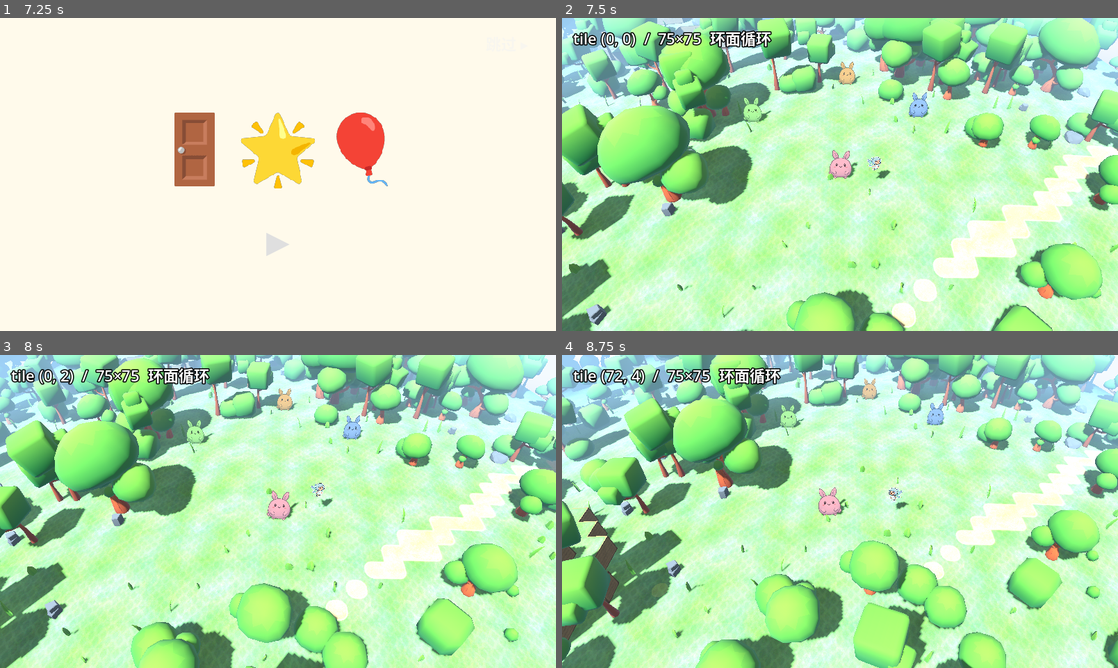
Above: before the commit, frames 1-4 (two rows, left to right).
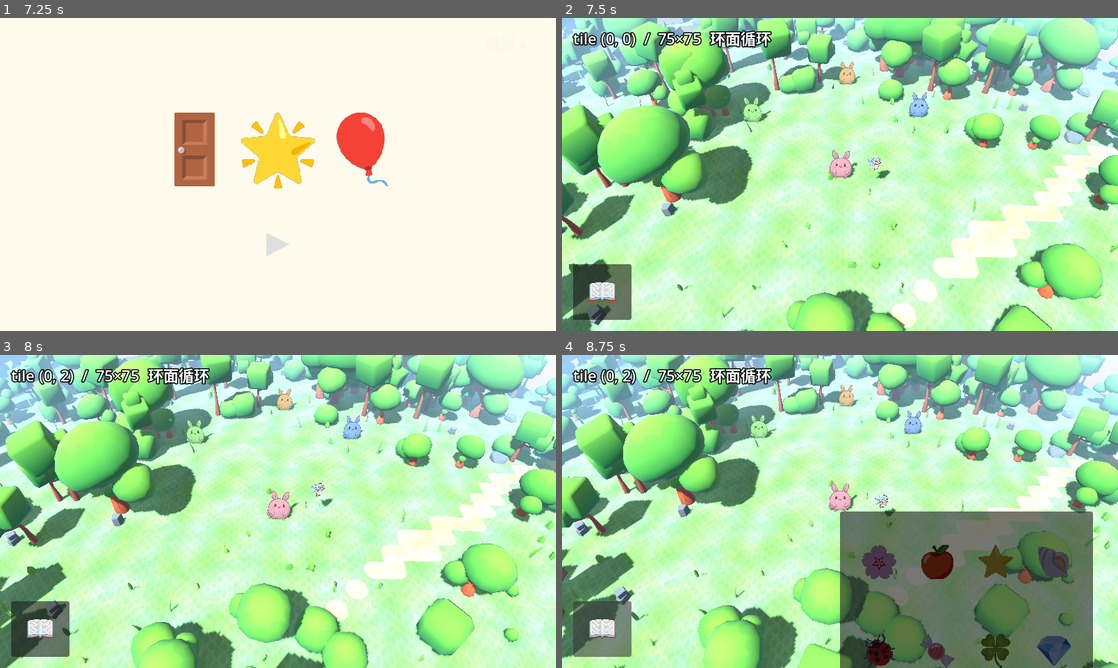
Above: after the commit, the same moments.

Repository: hoveychen/maliang
Game: Godot game, scene res://menu.tscn
Two runs of this game, one before a commit and one after it. Both use one fixed random seed, a clock stepped at 60 frames per second and the inputs below. Sound files missing from this copy of the repository are replaced by a short silence.
Inputs (mouse positions are in pixels of both pictures, inside the frame that each line leads up to):
- Up to frame 1 (7.25 s): tap Enter (ui_accept) at 0.5, 0.77, 1.07, 3.77, 4.07 s; move the mouse to (400, 158) at 0.52 s; hold Right (ui_right) 0.53-1.25 s; click (400, 158) at 0.67 s; drag from (166, 190) to (250, 237) at 1.27 s; move the mouse to (333, 105) at 2.02 s; hold Right (ui_right) 2.03-2.75 s; drag from (250, 237) to (111, 127) at 2.77 s; move the mouse to (444, 221) at 3.52 s; hold Left (ui_left) 3.53-4.25 s; drag from (111, 127) to (194, 96) at 4.27 s; click "▶" at 5 s; click "▶" at 5.75 s; click "跳过 ▸" at 6.5 s
- Up to frame 2 (7.5 s): tap Enter (ui_accept) at 7.25 s; move the mouse to (867, 174) at 7.27 s; hold Down (ui_down) from 7.28 s (still down); click (867, 174) at 7.42 s
- Up to frame 3 (8 s): keep holding Down (ui_down)
- Up to frame 4 (8.75 s): release Down (ui_down) at 8 s; click (600, 630) at 8 s, where only the run after the commit has a clickable "📖"

Frame 1 is identical in both runs. In frame 2, 1.9% of the frame differs, in the area x 2-13%, y 78-97%; in frame 3, 1.9%; in frame 4, 79%, in the area x 0-100%, y 0-100%.

Commit message:
feat(client): 贴纸收集册——📖按钮+图标网格(拥有亮/未有暗剪影+数量角标),委托完成庆祝(委托人跳+🎉爆点+奖励飞入按钮脉冲)

Diff:
--- a/scripts/world.gd
+++ b/scripts/world.gd
@@ -106,6 +106,12 @@
 var task_chip: Label               ## 右上角委托提示（🎯目标 ⇒ 奖励）
 var _task_check_t := 0.0           ## bring/visit 完成判定的节流计时
 var _pending_give: Dictionary = {} ## give 转赠途中 { "item": 贴纸id, "npc": 受赠者字典 }
+var _hud_layer: CanvasLayer        ## HUD 层（奖励飞入动画等临时控件挂这里）
+var album_button: Button           ## 左下角收集册按钮（📖）
+var album_panel: PanelContainer    ## 收集册面板：贴纸图标网格+数量角标
+var _album_cells: Dictionary = {}  ## 贴纸 id → { "glyph": Label, "count": Label }
+## 收集册展示顺序（与 STICKER_GLYPHS 同集）
+const STICKER_ORDER := ["flower", "apple", "star", "shell", "ladybug", "candy", "clover", "gem"]
 ## 贴纸 id→emoji（与 server/src/types.ts STICKERS 对齐）
 const STICKER_GLYPHS := { "flower": "🌸", "apple": "🍎", "star": "⭐", "shell": "🐚",
 	"ladybug": "🐞", "candy": "🍬", "clover": "🍀", "gem": "💎" }
@@ -490,6 +496,7 @@
 func _setup_hud() -> void:
 	var layer := CanvasLayer.new()
 	add_child(layer)
+	_hud_layer = layer
 
 	coord_label = Label.new()
 	coord_label.position = Vector2(16.0, 12.0)
@@ -505,6 +512,46 @@
 	_style_label(banner, 28)
 	banner.visible = false
 	layer.add_child(banner)
+
+	# 贴纸收集册：左下角大按钮（📖）+ 居中弹出图标网格（去文字化，数量角标）
+	album_button = Button.new()
+	album_button.text = "📖"
+	album_button.add_theme_font_size_override("font_size", 44)
+	album_button.set_anchors_preset(Control.PRESET_BOTTOM_LEFT)
+	album_button.offset_left = 16.0
+	album_button.offset_top = -96.0
+	album_button.offset_right = 100.0
+	album_button.offset_bottom = -16.0
+	album_button.pressed.connect(_toggle_album)
+	layer.add_child(album_button)
+
+	album_panel = PanelContainer.new()
+	album_panel.set_anchors_preset(Control.PRESET_CENTER)
+	album_panel.visible = false
+	var grid := GridContainer.new()
+	grid.columns = 4
+	grid.add_theme_constant_override("h_separation", 28)
+	grid.add_theme_constant_override("v_separation", 16)
+	for id in STICKER_ORDER:
+		var cell := VBoxContainer.new()
+		cell.alignment = BoxContainer.ALIGNMENT_CENTER
+		var glyph := Label.new()
+		glyph.text = String(STICKER_GLYPHS.get(id, "⭐"))
+		glyph.horizontal_alignment = HORIZONTAL_ALIGNMENT_CENTER
+		glyph.add_theme_font_size_override("font_size", 56)
+		var count := Label.new()
+		count.horizontal_alignment = HORIZONTAL_ALIGNMENT_CENTER
+		_style_label(count, 22)
+		cell.add_child(glyph)
+		cell.add_child(count)
+		grid.add_child(cell)
+		_album_cells[id] = { "glyph": glyph, "count": count }
+	var margin := MarginContainer.new()
+	for side in ["margin_left", "margin_right", "margin_top", "margin_bottom"]:
+		margin.add_theme_constant_override(side, 28)
+	margin.add_child(grid)
+	album_panel.add_child(margin)
+	layer.add_child(album_panel)
 
 	# 进行中委托的提示 chip（右上角，emoji 为主：🎯目标 ⇒ 奖励贴纸）
 	task_chip = Label.new()
@@ -1708,6 +1755,7 @@
 func _on_world_state(data: Dictionary) -> void:
 	inventory = data.get("inventory", {})
 	_set_active_task(data.get("activeTask"))
+	_refresh_album()
 
 func _set_active_task(task: Variant) -> void:
 	active_task = task if typeof(task) == TYPE_DICTIONARY else {}
@@ -1736,10 +1784,11 @@
 	task_chip.text = "🎯 %s ⇒ %s" % [goal, _sticker_glyph(String(active_task.get("rewardId", "")))]
 	task_chip.visible = true
 
-## 委托完成：更新背包、收起 chip、庆祝演出（P5 完整版：飞入收集册）。
+## 委托完成：更新背包、收起 chip、庆祝演出 + 奖励飞入收集册。
 func _on_task_complete(data: Dictionary) -> void:
 	inventory = data.get("inventory", inventory)
 	_set_active_task(null)
+	_refresh_album()
 	var glyph := String(data.get("rewardGlyph", "⭐"))
 	banner.text = "太棒啦！得到一个 %s" % glyph
 	banner.visible = true
@@ -1748,17 +1797,73 @@
 ## 转赠结果：背包以服务端为准（P4 的 give 交接完成后回包）。
 func _on_give_result(data: Dictionary) -> void:
 	inventory = data.get("inventory", inventory)
-
-## 庆祝演出占位：委托人跳一下+✨（P5 扩为奖励飞入收集册）。
-func _celebrate_reward(_glyph: String, task: Dictionary) -> void:
+	_refresh_album()
+
+## 庆祝演出：委托人跳跃+头顶 🎉 爆点，奖励贴纸从屏幕中心飞进左下角收集册按钮。
+func _celebrate_reward(glyph: String, task: Dictionary) -> void:
 	var npc := _find_npc_by_id(String(task.get("npcId", "")))
 	if npc != null:
 		var d := _find_npc_dict(npc)
 		if not d.is_empty() and not d.get("is_fairy", false):
 			d["paper_action"] = "jump"
 			d["paper_action_t"] = 0.0
+		_spawn_burst(npc)
 	if game_audio != null:
 		game_audio.play_sfx("enter")
+	_fly_reward_to_album(glyph)
+
+## 🎉 在角色头顶弹出过冲后淡出（临时 Label3D，不占用全局情绪气泡）。
+func _spawn_burst(npc: PaperCharacter) -> void:
+	var l := Label3D.new()
+	l.billboard = BaseMaterial3D.BILLBOARD_ENABLED
+	l.pixel_size = 0.02
+	l.outline_size = 12
+	l.font_size = 96
+	l.text = "🎉"
+	add_child(l)
+	l.global_position = npc.global_position + Vector3(0.0, _char_top(npc) + 1.6, 0.0)
+	l.scale = Vector3.ONE * 0.3
+	var tw := create_tween()
+	tw.tween_property(l, "scale", Vector3.ONE * 1.25, 0.22).set_trans(Tween.TRANS_BACK).set_ease(Tween.EASE_OUT)
+	tw.tween_interval(0.9)
+	tw.tween_property(l, "modulate:a", 0.0, 0.4)
+	tw.tween_callback(l.queue_free)
+
+## 奖励贴纸从屏幕中心飞进收集册按钮并缩小，按钮脉冲一下提示「收进册子了」。
+func _fly_reward_to_album(glyph: String) -> void:
+	var l := Label.new()
+	l.text = glyph
+	l.add_theme_font_size_override("font_size", 80)
+	_hud_layer.add_child(l)
+	var vp := get_viewport().get_visible_rect().size
+	l.position = vp * 0.5 - Vector2(40.0, 40.0)
+	l.pivot_offset = Vector2(40.0, 40.0)
+	var tw := create_tween()
+	tw.tween_interval(0.5) # 停一拍让孩子看清得到了什么
+	tw.tween_property(l, "position", album_button.global_position + Vector2(12.0, -6.0), 0.7) \
+		.set_trans(Tween.TRANS_QUAD).set_ease(Tween.EASE_IN)
+	tw.parallel().tween_property(l, "scale", Vector2(0.45, 0.45), 0.7)
+	tw.tween_callback(l.queue_free)
+	tw.tween_callback(_pulse_album_button)
+
+func _pulse_album_button() -> void:
+	album_button.pivot_offset = album_button.size * 0.5
+	var tw := create_tween()
+	tw.tween_property(album_button, "scale", Vector2(1.3, 1.3), 0.15).set_trans(Tween.TRANS_BACK).set_ease(Tween.EASE_OUT)
+	tw.tween_property(album_button, "scale", Vector2.ONE, 0.2)
+
+## 收集册开合与刷新：拥有的亮+数量，没拥有的暗剪影（收集感）。
+func _toggle_album() -> void:
+	album_panel.visible = not album_panel.visible
+	if album_panel.visible:
+		_refresh_album()
+
+func _refresh_album() -> void:
+	for id in _album_cells:
+		var cell: Dictionary = _album_cells[id]
+		var n := int(inventory.get(id, 0))
+		(cell["glyph"] as Label).modulate = Color.WHITE if n > 0 else Color(0.28, 0.28, 0.34)
+		(cell["count"] as Label).text = ("x%d" % n) if n > 0 else ""
 
 ## bring/visit 的完成判定（节流轮询）：deliver 在 _enter_interaction 里判，gift 在 give 交接里判。
 func _step_task(delta: float) -> void:
